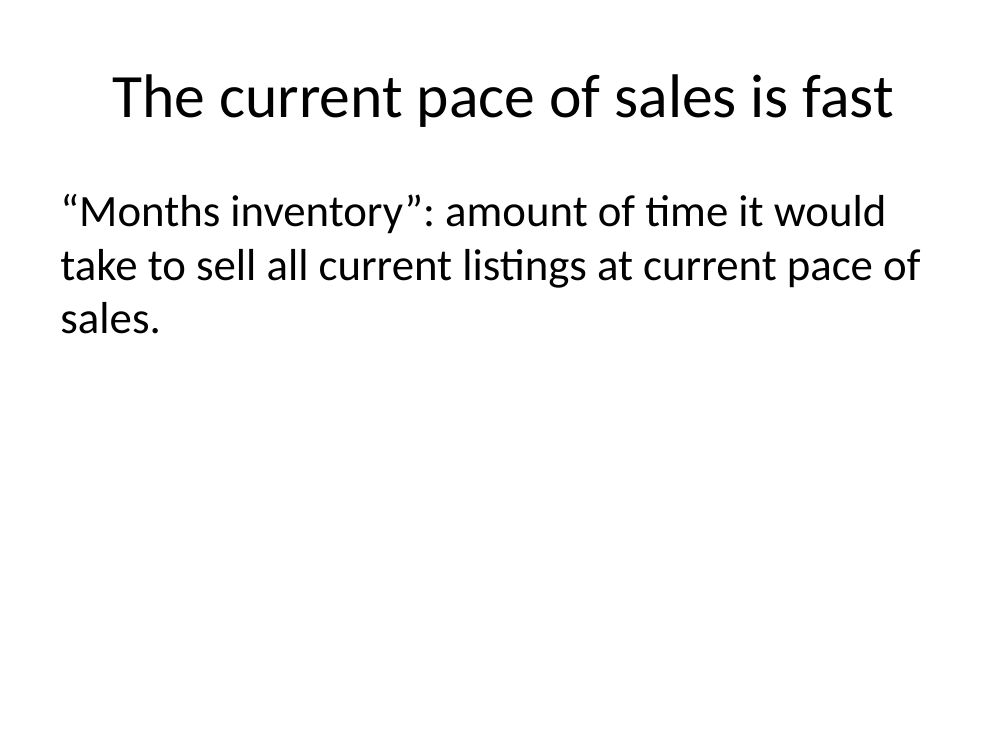
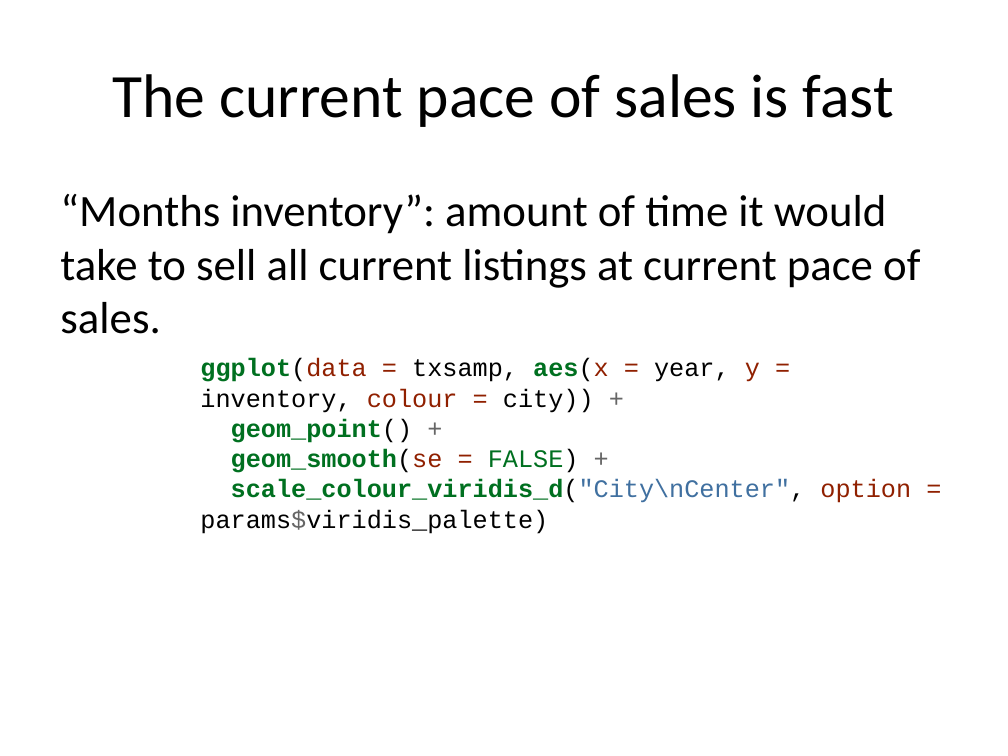
Before and after one commit to apreshill/rmd-render-factory, a slide deck: slide 9 of gallery/outputs/slides/powerpoint_presentation.pptx (slide 8 before the commit). Drawn at 1008x756 pixels with LibreOffice and Linux fonts; fonts in the diff are those of the drawing. Boxes give left, top, right and bottom in pixels: in the first picture for what was removed or moved away, otherwise in the second. Text is boxed around its words. In the diff, an @@ line names an element or a change of style, - is before the commit and + after.

```diff
--- a/gallery/outputs/slides/powerpoint_presentation.pptx
+++ b/gallery/outputs/slides/powerpoint_presentation.pptx
@@ text at box(200, 358, 911, 534): paragraph added @@
+ggplot(data = txsamp, aes(x = year, y = inventory, colour = city)) +
+geom_point() +
+geom_smooth(se = FALSE) +
+scale_colour_viridis_d("City\nCenter", option = params$viridis_palette)
```
Also in this commit, not shown: 3 other slides changed, 4 slides added, 3 slides removed, 46 other files.
